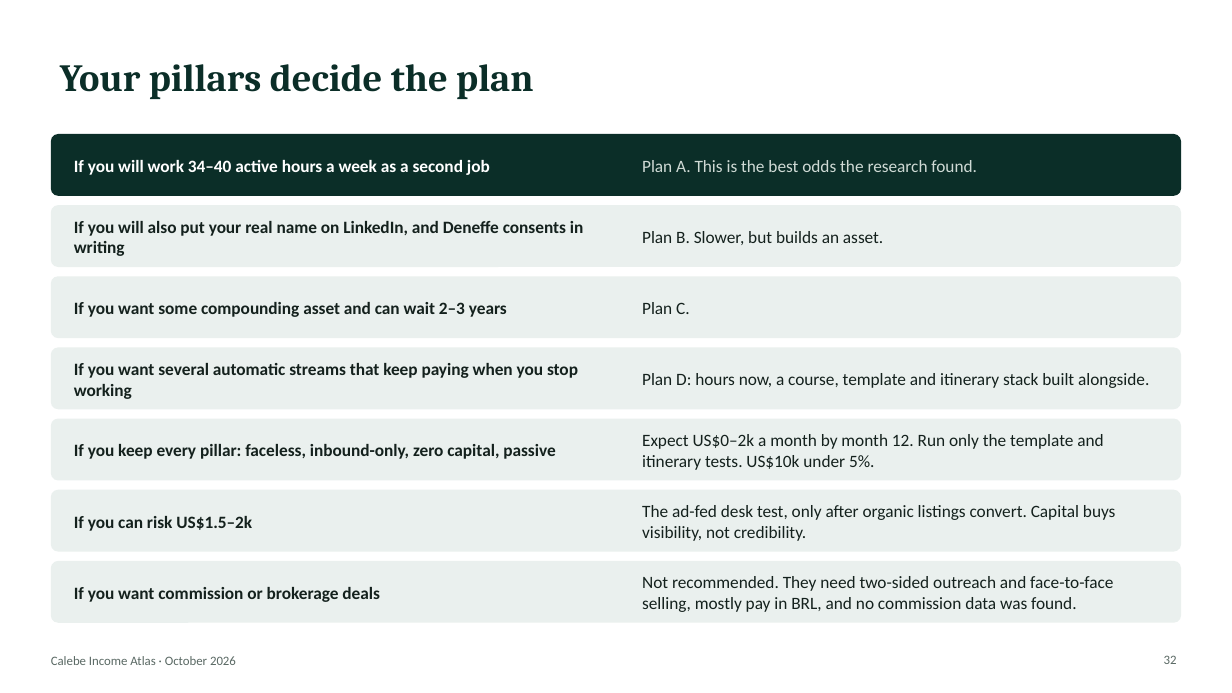
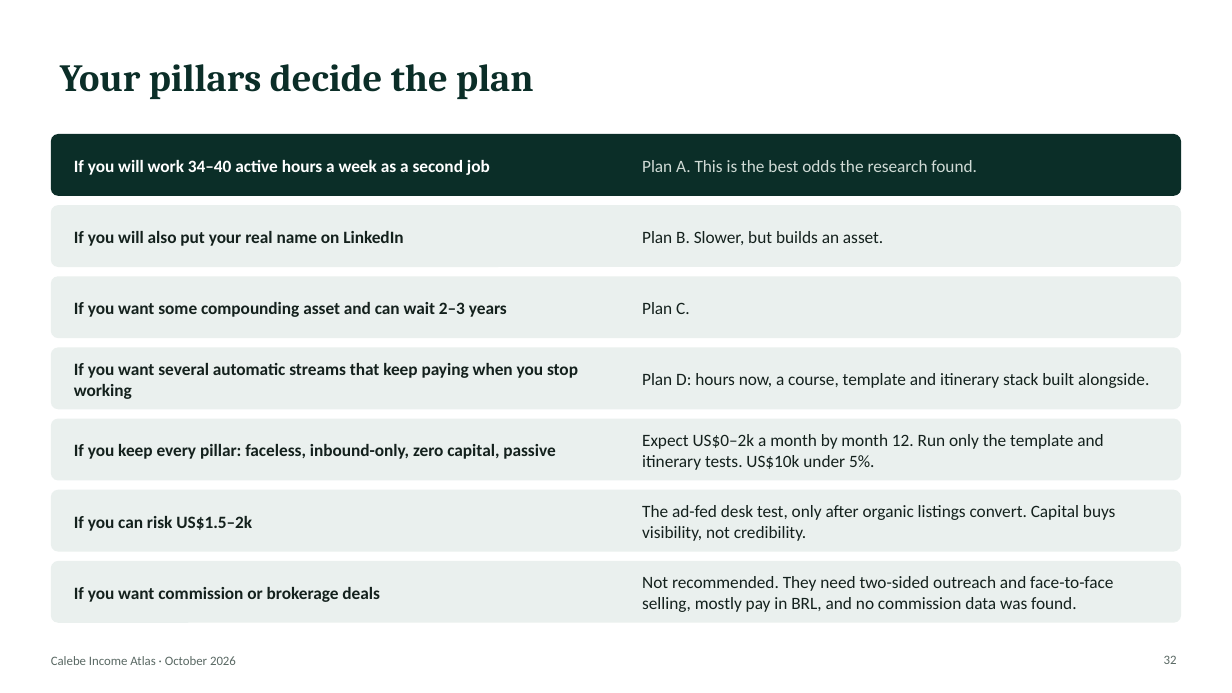
Before and after one commit to algarcalebe-web/legendary-bassoon, a slide deck: slide 32 of research/Calebe_Income_Atlas.pptx. Drawn at 1232x693 pixels with LibreOffice and Linux fonts; fonts in the diff are those of the drawing. Boxes give left, top, right and bottom in pixels: in the first picture for what was removed or moved away, otherwise in the second. Text is boxed around its words. In the diff, an @@ line names an element or a change of style, - is before the commit and + after.

```diff
--- a/research/Calebe_Income_Atlas.pptx
+++ b/research/Calebe_Income_Atlas.pptx
@@ text at (x1=74, y1=231, x2=403, y2=246): text changed @@
-If you will also put your real name on LinkedIn, and Deneffe consents in writing
+If you will also put your real name on LinkedIn
```
Also in this commit, not shown: 6 other slides changed, 2 other files.
